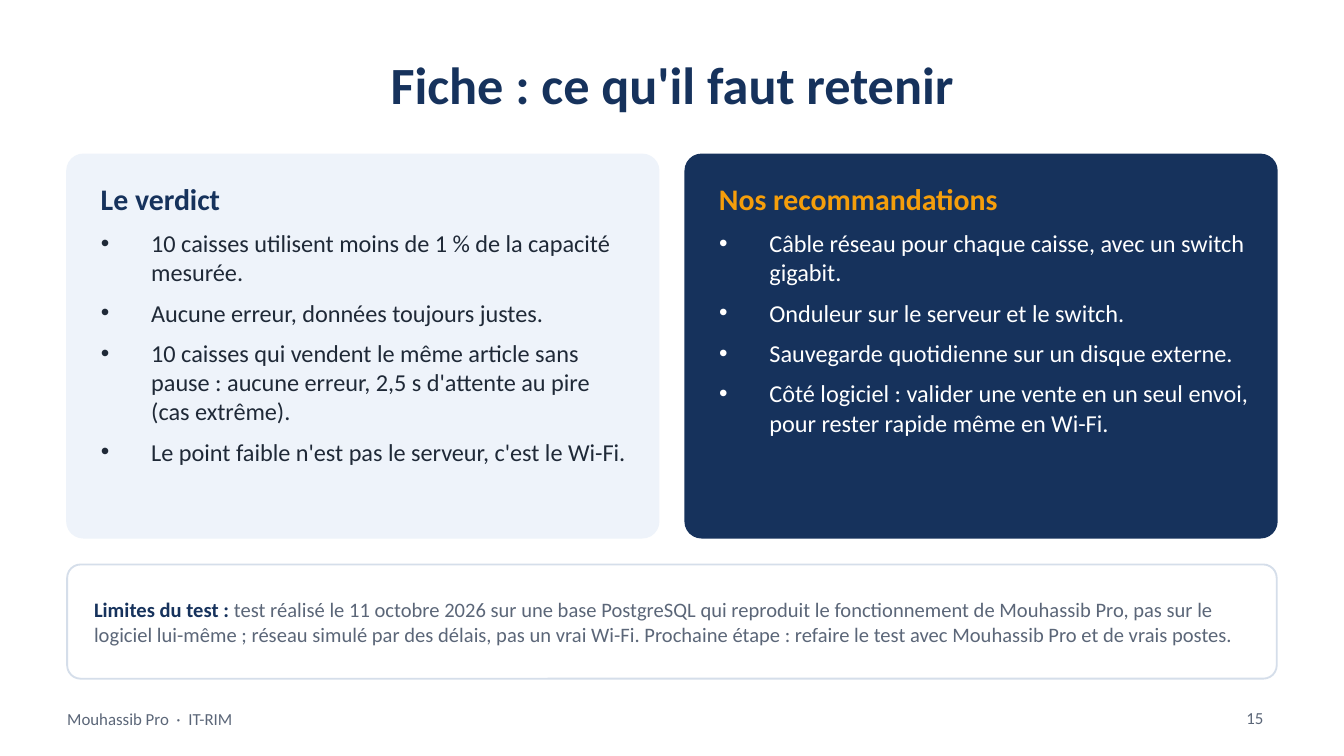
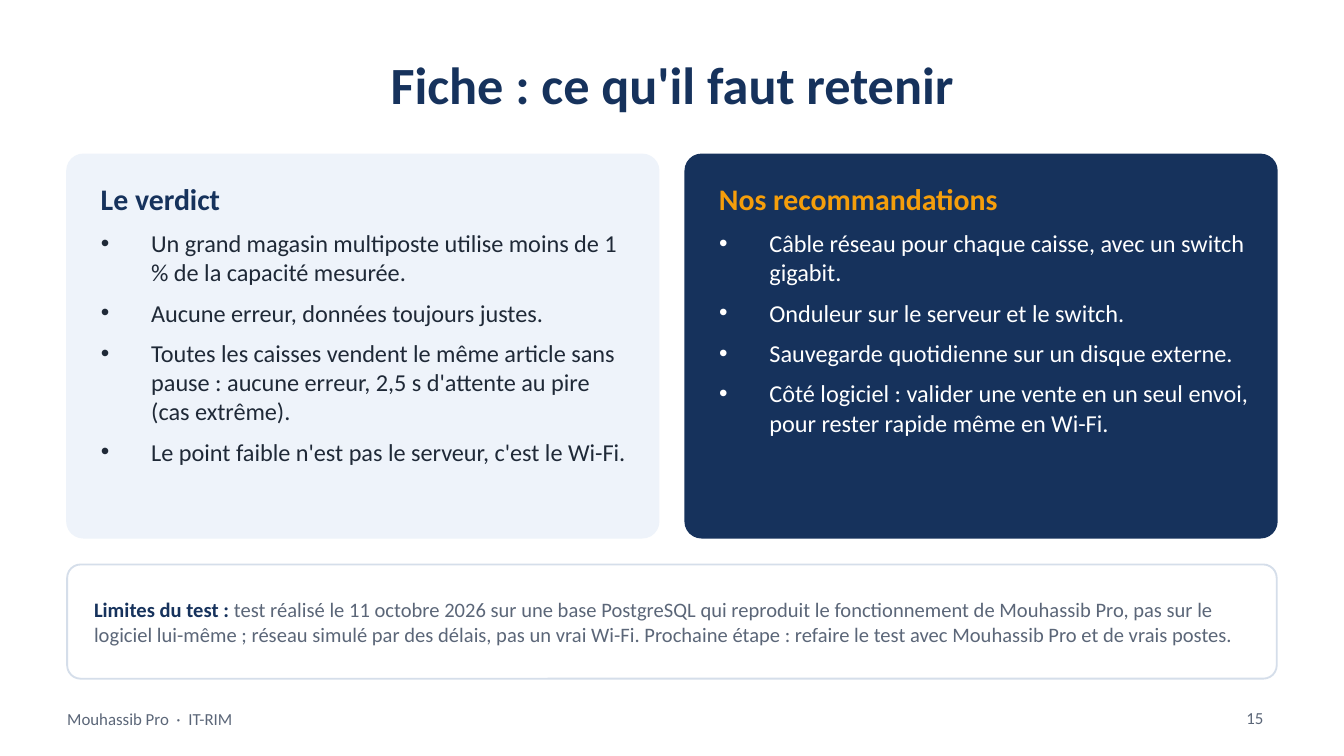
Before and after one commit to bahe1953/it-rim, a slide deck: slide 15 of public/presentations/mouhassib-pro/Mouhassib-Pro-presentation-fr.pptx. Drawn at 1344x756 pixels with LibreOffice and Linux fonts; fonts in the diff are those of the drawing. Boxes give left, top, right and bottom in pixels: in the first picture for what was removed or moved away, otherwise in the second. Text is boxed around its words. In the diff, an @@ line names an element or a change of style, - is before the commit and + after.

```diff
--- a/public/presentations/mouhassib-pro/Mouhassib-Pro-presentation-fr.pptx
+++ b/public/presentations/mouhassib-pro/Mouhassib-Pro-presentation-fr.pptx
@@ text at [151, 235, 616, 285]: text changed @@
-• 10 caisses utilisent moins de 1 % de la capacité mesurée.
+• Un grand magasin multiposte utilise moins de 1 % de la capacité mesurée.
@@ text at [151, 345, 614, 423]: text changed @@
-• 10 caisses qui vendent le même article sans pause : aucune erreur, 2,5 s d'attente au pire (cas extrême).
+• Toutes les caisses vendent le même article sans pause : aucune erreur, 2,5 s d'attente au pire (cas extrême).
```
Also in this commit, not shown: 2 other slides changed, 12 other files.
